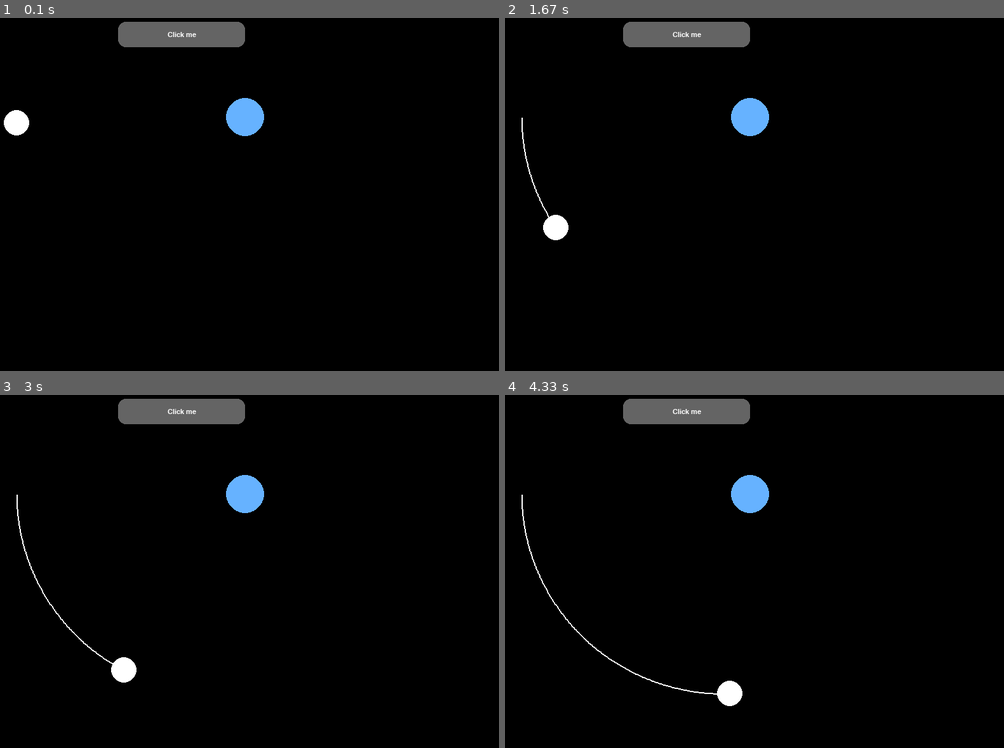
Above: before the commit, frames 1-4 (two rows, left to right).
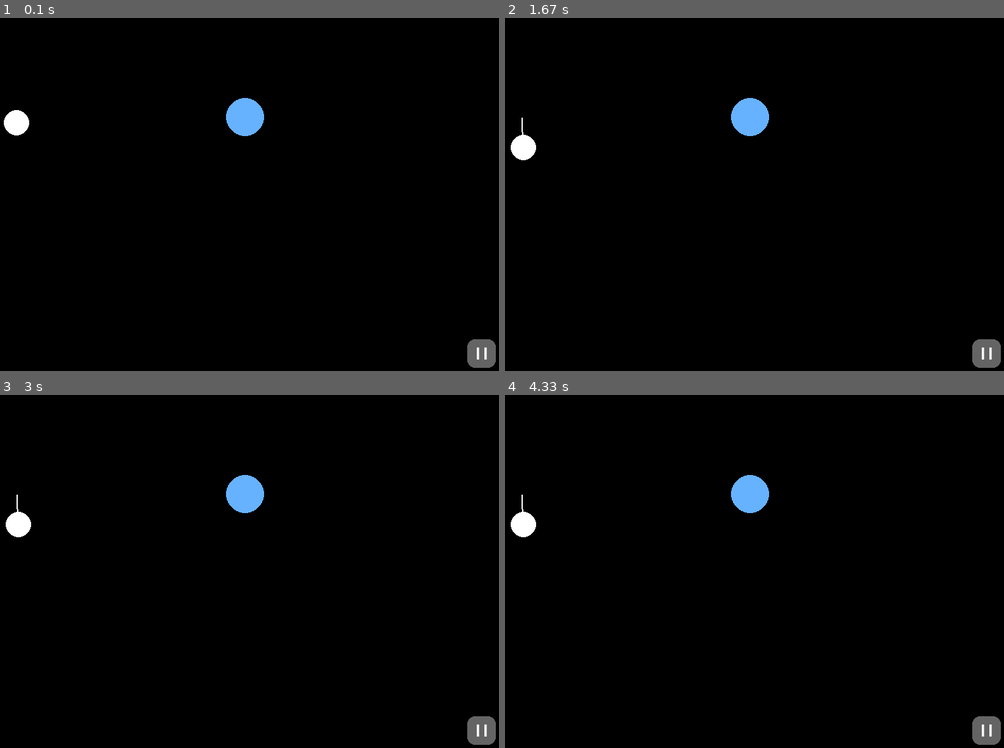
Above: after the commit, the same moments.

Repository: Poolsen/Orbits_Simulation
Game: pygame game, started from main.py
The game is run twice, just before and just after one commit, with the same random seed, the same clock (stepped at 60 frames per second) and the same inputs.
Inputs (mouse positions are in pixels of both pictures, inside the frame that each line leads up to):
- Up to frame 1 (0.1 s): no input
- Up to frame 2 (1.67 s): click (984, 353) at 0.38 s, where only the run after the commit has a clickable "| |"; press the mouse at (984, 353) at 0.7 s; move the mouse to (784, 173) at 0.8 s; release the mouse at (outside the picture) at 0.93 s
- Up to frame 3 (3 s): click (479, 730) at 2.05 s, where only the run after the commit has a clickable "| |"; press the mouse at (479, 730) at 2.37 s; move the mouse to (269, 606) at 2.47 s; release the mouse at (54, 479) at 2.6 s
- Up to frame 4 (4.33 s): no input

The runs differ from the first frame. In frame 1, 2.2% of the frame differs, in the area x 23-100%, y 1-100%; in frame 2, 2.8%; in frame 3, 2.9%; in frame 4, 3.0%, in the area x 1-100%, y 1-100%.

Commit message:
added a true pause screen

Diff:
--- a/Visuals/__init__.py
+++ b/Visuals/__init__.py
@@ -1,5 +1,7 @@
 print("Attempting to import visual packages")
-from .vis_Himmelskoerper import Visualisierung, init_satelliten
-from .vis_Buttons import Button, init_buttons
-from .vis_draw_right_screen import draw_current_screen
+from Visuals.vis_Himmelskoerper import Visualisierung, init_satelliten
+from Visuals.vis_Buttons import Button, init_buttons
+from Visuals.vis_Himmelskoerper import vis_draw_himmelskoeper
+from Visuals.vis_paused_animation import vis_draw_paused_animation
+from Visuals.vis_draw_right_screen import draw_current_screen
 print("Visual packages have been imported")
--- a/Visuals/vis_Buttons.py
+++ b/Visuals/vis_Buttons.py
@@ -1,17 +1,15 @@
 from config import *
 
 class Button:
-    def __init__(self,text,width,height,pos,elevation):
-        #Core attributes
+    def __init__(self,text,pos,width,height):
         self.pressed = False
-        self.elevation = elevation
 
-        #rectangle
+        #rechteck des buttons
         self.rect = pygame.Rect(pos,(width,height))
         self.color = (100, 100, 100)
 
         #text
-        self.text_surf = font.render(text,True,(255, 255, 255))
+        self.text_surf = font_pause_button.render(text,True,(255, 255, 255))
         self.text_rect = self.text_surf.get_rect(center = self.rect.center)
 
     def draw(self):
@@ -22,21 +20,24 @@
     def check_click(self):
         mouse_pos = pygame.mouse.get_pos()
         if self.rect.collidepoint(mouse_pos):
-            self.color = (200, 200, 200)
+            self.color = (200, 200, 200)    #ändert farbe, wenn man darüber hovert
             if pygame.mouse.get_pressed()[0]:
                 self.pressed = True
                 return False
             elif self.pressed is True:
-                print('click')
+                # print('click') #nur für debugging
                 self.pressed = False
-                return True     # wurde gecklicked
+                return True     # wurde gecklickt
             else:
                 return False
         else:
             self.color = (100, 100, 100)
-            return False        # wurde nicht gecklicked
+            return False        # wurde nicht gecklickt
 
 def init_buttons():
-    button0 = Button('Click me',200,40,(200,250),5)
+    button0 = Button(text='| |', pos=(750, 750), width=45, height=45)    #pos ist hier die ecke oben links
     buttons = [button0, ]
-    return buttons
+    buttons_update_pos = [
+        pygame.Rect(750, 750, 45, 45),
+    ]
+    return buttons, buttons_update_pos
--- a/Visuals/vis_Himmelskoerper.py
+++ b/Visuals/vis_Himmelskoerper.py
@@ -1,3 +1,5 @@
+import sys
+
 from config import *
 from Satellites_Calculations import init_satelliten_physics
 
@@ -37,3 +39,24 @@
     s1_vis = Visualisierung(weiss, 20)
 
     return [(erde, erde_vis), (s1, s1_vis)]
+
+def vis_draw_himmelskoeper(satelliten, buttons):
+    for event in pygame.event.get():  # alles, was in pygame und dem window passiert, mich interessiert nur, ob auf das X gedrückt wird, um zu schließen
+        if event.type == pygame.QUIT:  # wenn auf das X gedrückt wird
+            # run = False  # soll das Programm nicht mehr laufen, da run = false wird, wird der while loop nicht mehr ausgeführt
+            pygame.quit()
+            sys.exit()
+    for (koerper, koerper_vis) in satelliten:
+        koerper.position_berechnen(satelliten)
+
+        koerper_vis.draw(koerper, screen)
+
+    for button in buttons:
+        button_returns = [button.draw()]
+        #print(button_returns) #nur fpr debugging
+        if button_returns[0] is True:
+            screen_to_show = "vis_paused_animation" #wird geändert, wenn gedrückt wurde
+            return screen_to_show   #sollte der pause button gedrückt worden sein, dann kann der loop unterbrochen werden, es kann schließlich nur ein button gedrückt worden sein
+
+    screen_to_show = "vis_Himmelskoerper"
+    return screen_to_show
--- a/Visuals/vis_draw_right_screen.py
+++ b/Visuals/vis_draw_right_screen.py
@@ -1,37 +1,22 @@
 from config import *
+from Visuals import vis_draw_himmelskoeper, vis_draw_paused_animation
 
-def draw_current_screen(satelliten, buttons, clock, screen_to_show):
+def draw_current_screen(satelliten, buttons, clock, screen_to_show, buttons_update_pos):
     run = True #default, damit das programm anfängt zu laufen
     screen_to_show = screen_to_show
 
     while run:  # während run is True gilt, wird das window und pygame offen bleiben
         clock.tick(FPS)  # der loop läuft mit max. 60 fps, da das programm nach jedem loop schaut, wie lang es gebraucht hat
-        screen.fill((0, 0, 0))  # hintergrundfarbe des windows (schwarz)
 
         match screen_to_show:
             case "vis_Himmelskoerper":
-
-                for event in pygame.event.get():    # alles, was in pygame und dem window passiert, mich interessiert nur, ob auf das X gedrückt wird, um zu schließen
-                    if event.type == pygame.QUIT:   # wenn auf das X gedrückt wird
-                        run = False                 # soll das Programm nicht mehr laufen, da run = false wird, wird der while loop nicht mehr ausgeführt
-
-                for (koerper, koerper_vis) in satelliten:
-                    koerper.position_berechnen(satelliten)
-
-                    koerper_vis.draw(koerper, screen)
-
-                for button in buttons:
-                    button_returns = [button.draw()]
-                    print(button_returns)
-                    if button_returns[0] is True:
-                        screen_to_show = "vis_paused_animation"
+                screen.fill((0, 0, 0))  # hintergrundfarbe des windows (schwarz)
+                screen_to_show = (vis_draw_himmelskoeper(satelliten, buttons))  #funktion macht gesamte logik und gibt gleichzeitig auch aus, ob der screen_to_show sich geändert hat
+                pygame.display.update()
 
             case "vis_paused_animation":
-                for event in pygame.event.get():
-                    if event.type == pygame.QUIT:
-                        run = False
-                for button in buttons:
-                    button.draw()
+                vis_draw_paused_animation(buttons)
+                pygame.display.update(buttons_update_pos[0])
 
             case "vis_start_menu":
                 pass
@@ -40,6 +25,5 @@
             case "vis_saved_animation":
                 pass
             case _:
-                print("Diese Option exisitiert nicht!")
-
-        pygame.display.update()  # updated, was angezeigt wird
+                print("Der ausgewählte Screen existiert nicht!")
+                input(r"Drücke Enter, falls ")
--- a/Visuals/vis_paused_animation.py
+++ b/Visuals/vis_paused_animation.py
@@ -1,7 +1,12 @@
 from config import *
 
-for event in pygame.event.get():
-    if event.type == pygame.QUIT:
-        run = False
+def vis_draw_paused_animation(buttons):
+    for event in pygame.event.get():
+        if event.type == pygame.QUIT:
+            run = False
+            pygame.quit()
+            sys.exit()
     for button in buttons:
         button.draw()
+
+    pygame.display.update()  # updated, was angezeigt wird
--- a/config.py
+++ b/config.py
@@ -20,8 +20,8 @@
 hoehe = 800
 screen = pygame.display.set_mode((breite, hoehe))   #window wird erstellt
 pygame.display.set_caption("Orbits_Simulation")     # Titel des Windows
-font = pygame.font.SysFont("comicsans", 16)
-
+font = pygame.font.SysFont(name="comicsans", size=15, bold=False, italic=False)
+font_pause_button = pygame.font.SysFont(name=None, size=30, bold=True, italic=False)
 
 breite = 800  # breite des windows
 hoehe = 800  # hoehe des windows
--- a/main.py
+++ b/main.py
@@ -7,11 +7,11 @@
 def main():
     clock = pygame.time.Clock()     #eine Uhr, die u.a. restricted wie weit die Zeit gehen kann und für richtige "steps" sorgt, wird initialised
     satelliten = init_satelliten()
-    buttons = init_buttons()
+    buttons, buttons_update_pos = init_buttons()
 
-    draw_current_screen(satelliten, buttons, clock, "vis_Himmelskoerper")       #der hier gepasste screen ist nur am Anfang, also mit was angefangen werden soll
+    draw_current_screen(satelliten, buttons, clock, "vis_Himmelskoerper", buttons_update_pos)       #der hier gepasste screen ist nur am Anfang, also mit was angefangen werden soll
 
-    pygame.quit()       # nachdem wir aus dem loop raus sind, soll auch
+    pygame.quit()       # nachdem wir aus dem loop raus sind, soll auch pygame geschlossen werden (eigtl, sollte der code nie hier hinkommen, da schon jeweils bei der vis_draw_... Funktion geschlossen wird, aber als Backup )
     sys.exit()
 
 main()      #ich lasse die main() function laufen / ausführen (call)
